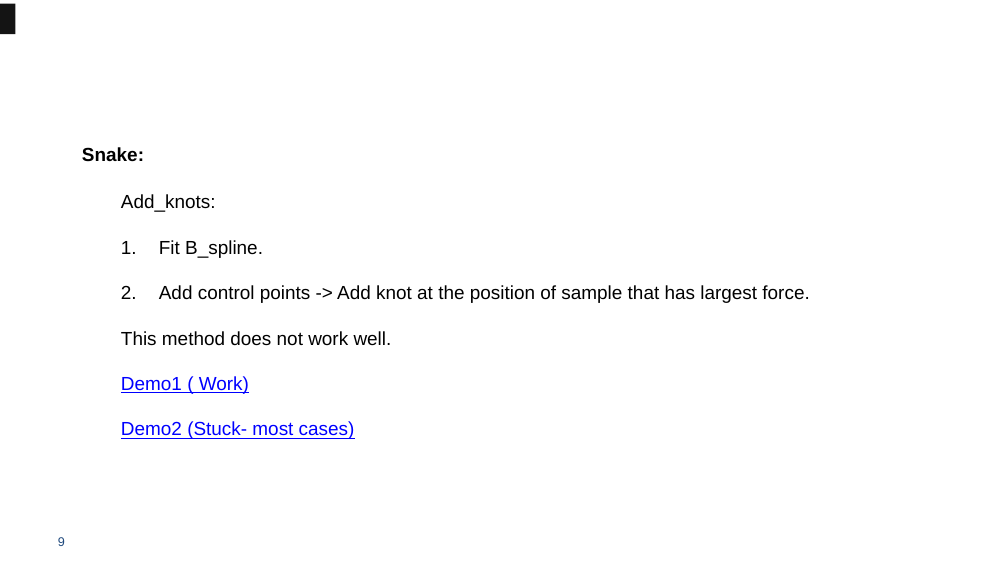
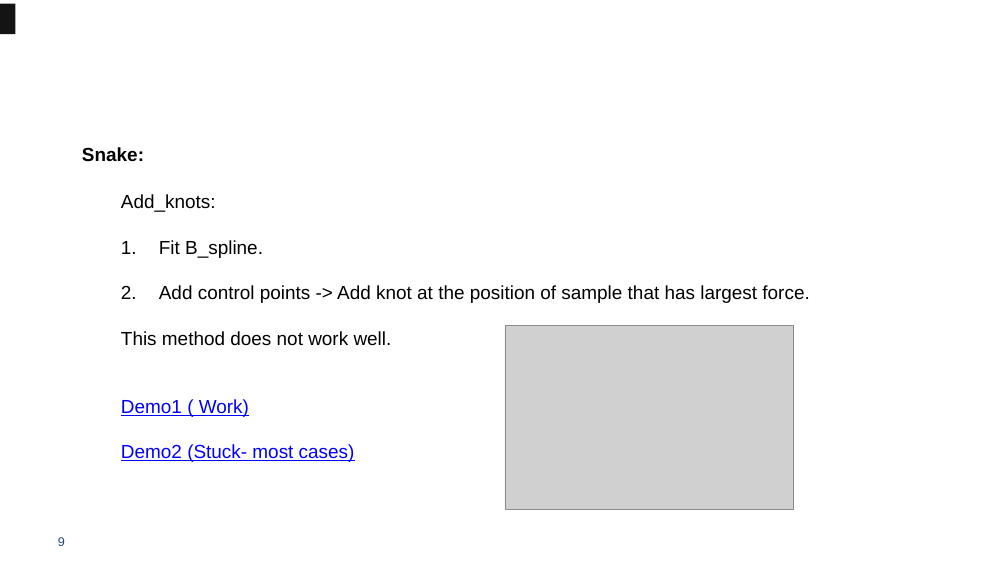
Before and after one commit to luzengxiang/B_spline-Snake, a slide deck: slide 10 of Presentation/B_Snake_project.pptx. Drawn at 1008x568 pixels with LibreOffice and Linux fonts; fonts in the diff are those of the drawing; grey boxes stand for pictures; background and template pictures are left out. Boxes give left, top, right and bottom in pixels: in the first picture for what was removed or moved away, otherwise in the second. Text is boxed around its words. In the diff, an @@ line names an element or a change of style, - is before the commit and + after.

```diff
--- a/Presentation/B_Snake_project.pptx
+++ b/Presentation/B_Snake_project.pptx
@@ text "Add_knots:" rewrapped from box(121, 194, 809, 439) to box(121, 194, 809, 462) @@
@@ picture added at box(505, 326, 794, 510) @@
```
Also in this commit, not shown: 1 other slide changed.
